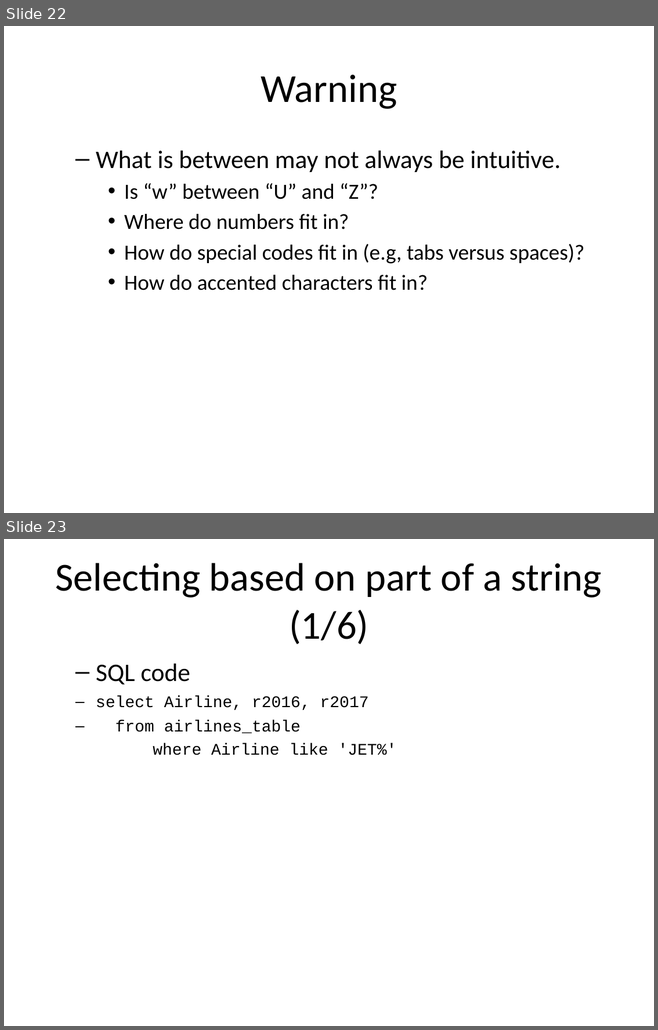
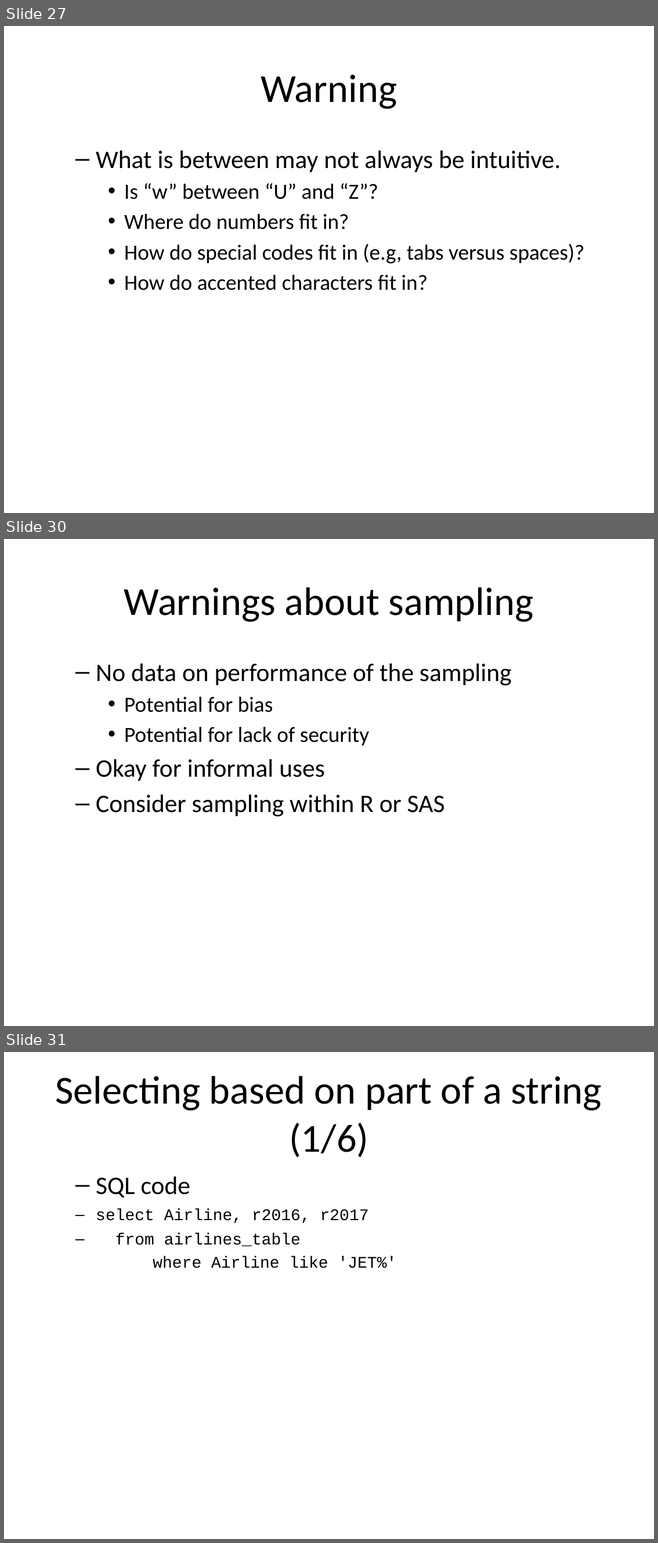
Before and after one commit to pmean/introduction-to-sql, a slide deck: src/where.pptx. Shown one above the other, each under a label of ours: slides 22 and 23 before the commit, slides 27, 30 and 31 after it; the slides between them are not shown. The pictures are 658x1030 and 658x1543 pixels, drawn with LibreOffice and Linux fonts; fonts in the diff are those of the drawing. Boxes give left, top, right and bottom in pixels: in the first picture for what was removed or moved away, otherwise in the second. Text is boxed around its words. In the diff, an @@ line names an element or a change of style, - is before the commit and + after.

```diff
--- a/src/where.pptx
+++ b/src/where.pptx
@@ slide 30 added at <box>4,539,654,1026</box>, background #FFFFFF @@
@@ title added at <box>124,587,534,622</box>, 44 pt, text #000000 @@
+Warnings about sampling
@@ text added at <box>96,663,511,817</box>, 28 pt, text #000000 @@
+  – No data on performance of the sampling
+    • Potential for bias
+    • Potential for lack of security
+  – Okay for informal uses
+  – Consider sampling within R or SAS
@@ what was slide 22 is now slide 27 @@
@@ what was slide 23 is now slide 31 @@
```
Also in this commit, not shown: 5 slides changed, 8 other slides added, 1 slide removed, 6 other files.
